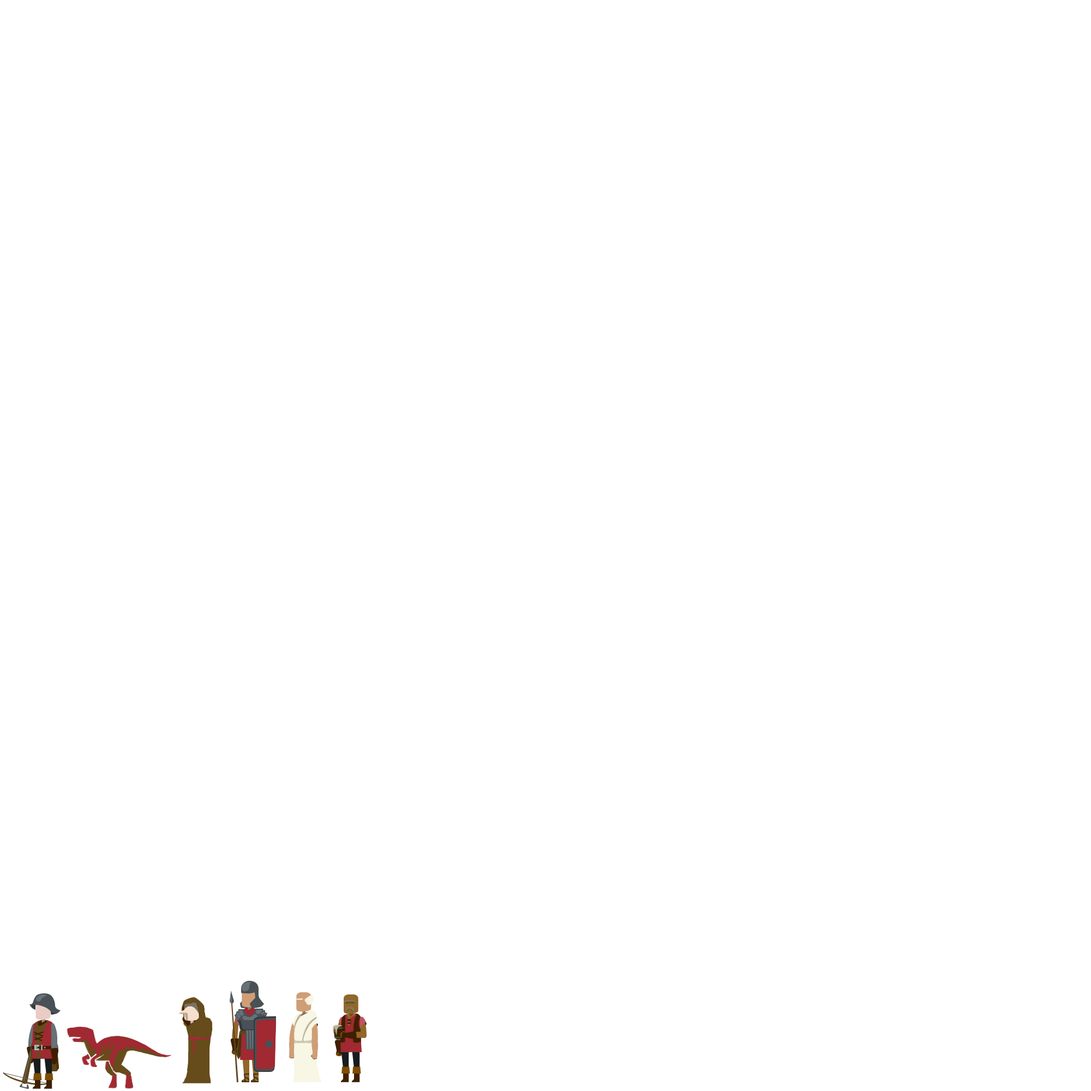
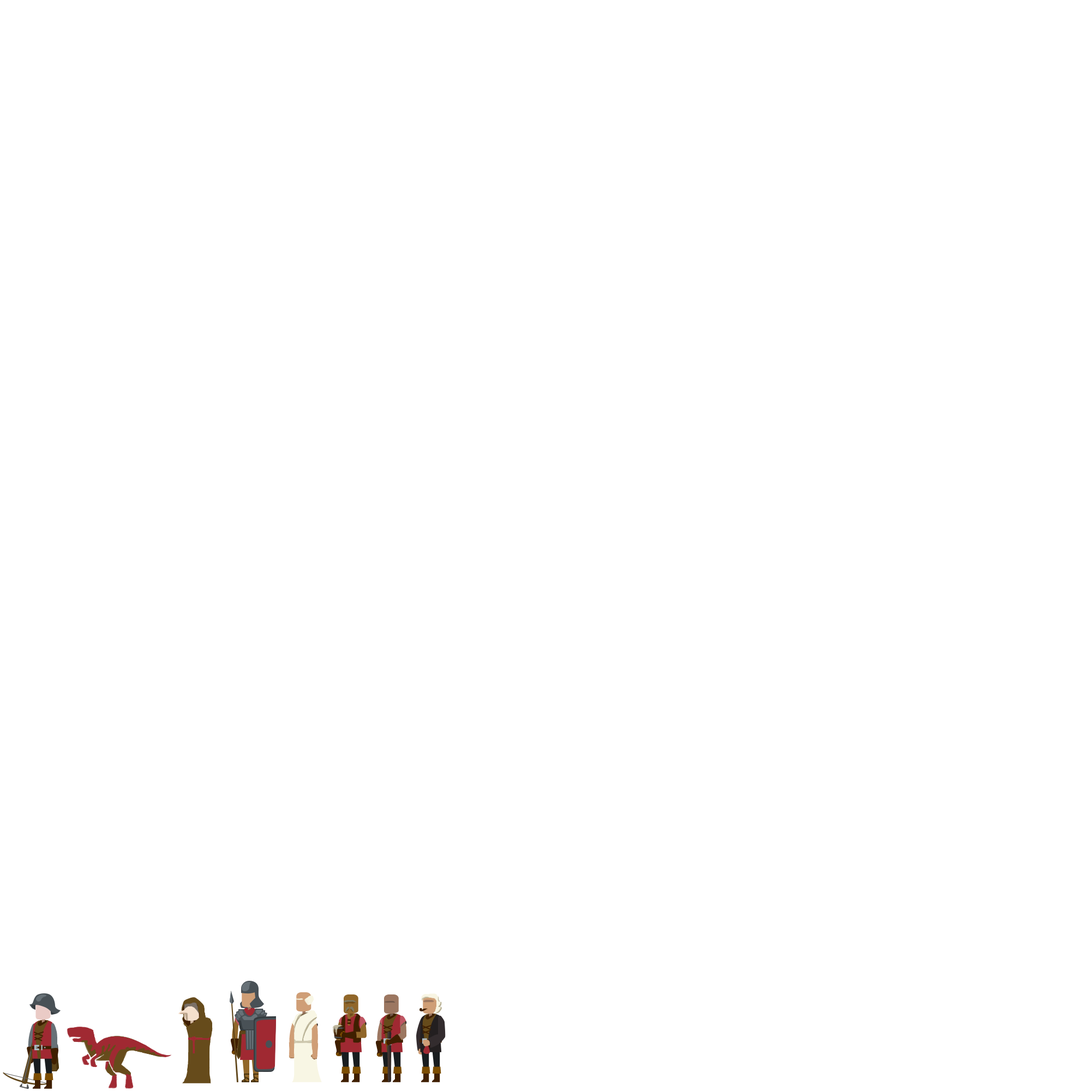
Two versions of the same layered image (1091 x 1091). Layer-by-layer changes:
added group "TaxCollector" with 12 layers above "Scout" over [416, 993, 446, 1083]
added group "Head" (1st of 3, in "TaxCollector") with 2 layers in group "TaxCollector" over [419, 993, 443, 1018]
added layer "Shape 23" in group "Head" over [419, 1008, 428, 1012]
added layer "Head" (2nd of 3, in "TaxCollector" › "Head") in group "Head" over [420, 993, 443, 1018]
added group "Group 3" with 3 layers in group "TaxCollector" over [422, 1016, 446, 1055]
added layer "Shape 20" in group "Group 3" over [422, 1040, 431, 1047]
added layer "Shape 21" in group "Group 3" over [423, 1045, 431, 1055]
added layer "Layer 38" in group "Group 3" over [427, 1016, 446, 1049]
added layer "Body" (1st of 2, in "TaxCollector") in group "TaxCollector" over [419, 1013, 443, 1053]
added layer "Legs" (1st of 2, in "TaxCollector") in group "TaxCollector" over [421, 1044, 442, 1083]
added group "Group 4" with 2 layers in group "TaxCollector" over [416, 1017, 426, 1055]
added layer "Shape 22" in group "Group 4" over [418, 1048, 425, 1055]
added layer "Layer 39" in group "Group 4" over [416, 1017, 426, 1053]
added group "Scout" with 6 layers above "InnKeeper" over [376, 994, 408, 1083]
added layer "Head" (3rd of 3, in "Scout") in group "Scout" over [384, 994, 399, 1018]
added layer "Layer 35" in group "Scout" over [385, 1016, 408, 1047]
added layer "Staff" in group "Scout" over [386, 1032, 393, 1083]
added layer "Body" (2nd of 2, in "Scout") in group "Scout" over [380, 1013, 404, 1053]
added layer "Layer 37" in group "Scout" over [376, 1017, 385, 1058]
added layer "Legs" (2nd of 2, in "Scout") in group "Scout" over [382, 1044, 403, 1083]
